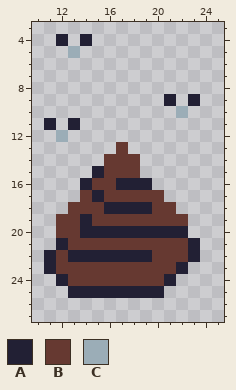
File history of a pixel-art sprite, aseprite/Manure.png. The first picture shows the starting point.
The file is 34x48 pixels. Shown: x 10..25, y 3..27.
Palette (. is transparent): A #222034  B #663931  C #9badb7
Pixels before, first column x 11:
 4 .A.A.........
 5 ..C..........
 6 .............
 7 .............
 8 .............
 9 ..........A.A
10 ...........C.
11 A.A..........
12 .C...........
13 ......B......
14 .....BBB.....
15 ....ABBB.....
16 ...ABBAAA....
17 ...BABBBBB...
18 ..BBBAAAABB..
19 .BBABBBBBBBB.
20 .BBAAAAAAAAA.
21 .ABBBBBBBBBBA
22 ABAAAAAAABBBA
23 ABBBBBBBBBBA.
24 .ABBBBBBBBA..
25 ..AAAAAAAA...
The result:
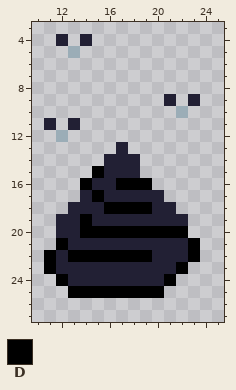
Colours new in this view: D #000000
Difference:
Changed rows in their new state; - is an unchanged pixel.
first column x 11:
13 ------A------
14 -----AAA-----
15 ----DAAA-----
16 ---DAADDD----
17 ---ADAAAAA---
18 --AAADDDDAA--
19 -AADAAAAAAAA-
20 -AADDDDDDDDD-
21 -DAAAAAAAAAAD
22 DADDDDDDDAAAD
23 DAAAAAAAAAAD-
24 -DAAAAAAAAD--
25 --DDDDDDDD---
